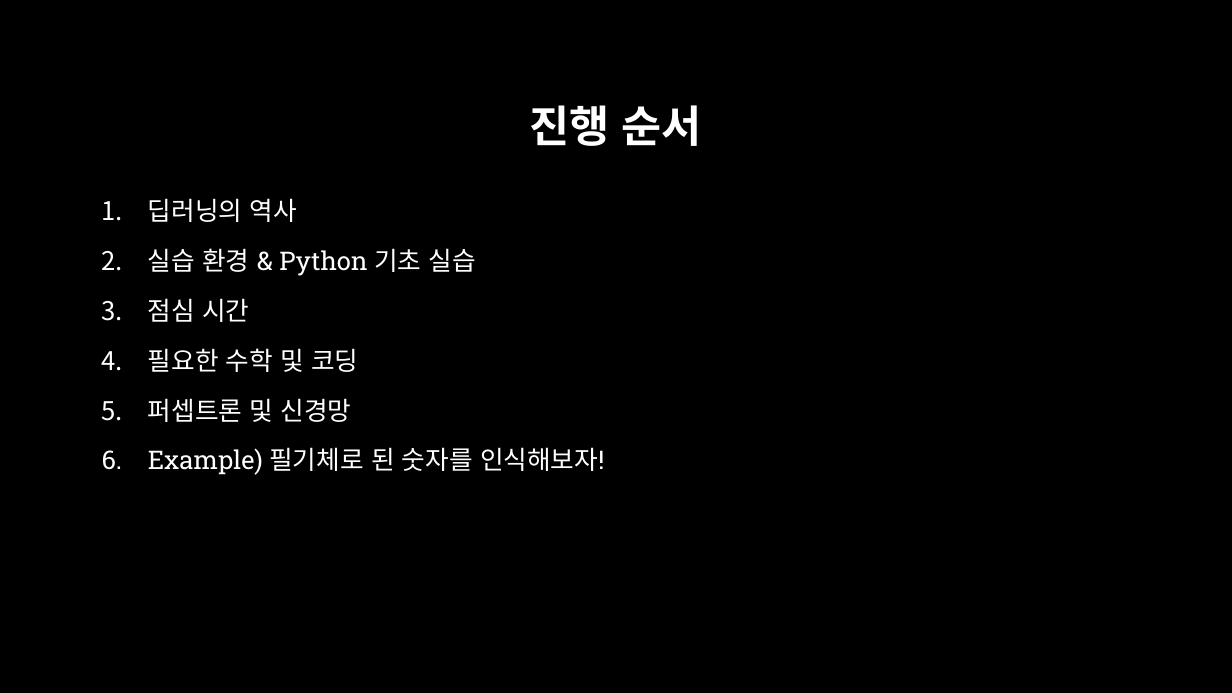
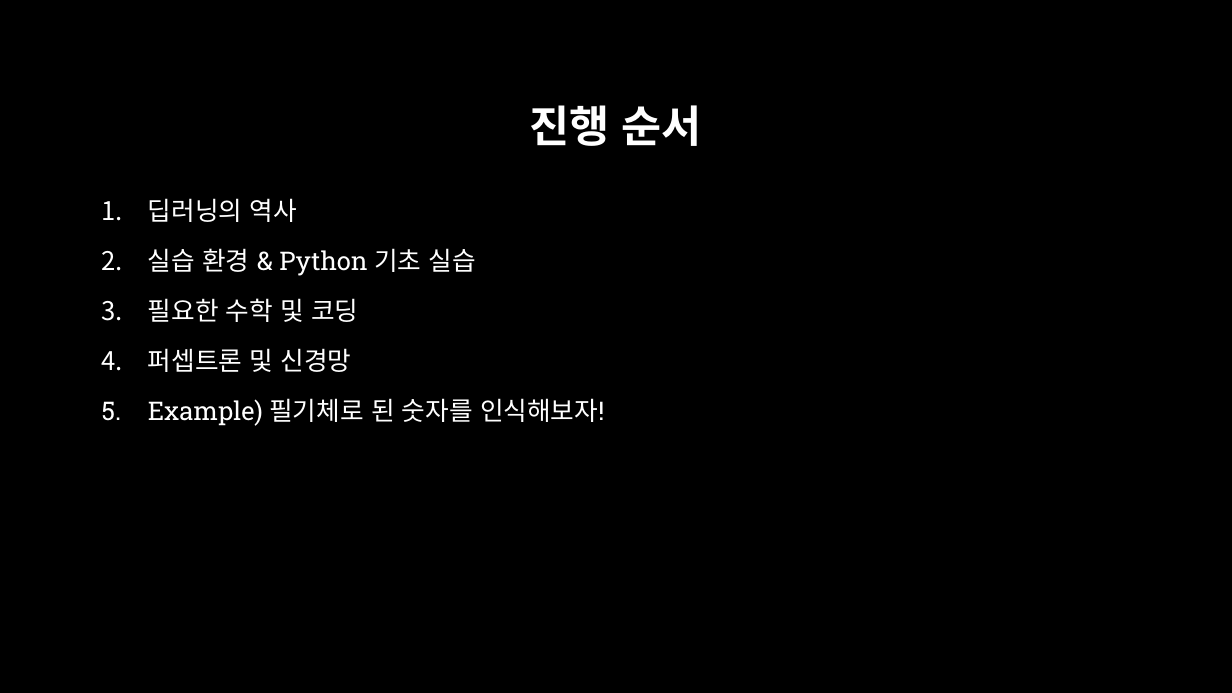
Before and after one commit to across0406/2017-GNU-Science-Camp-of-Computer-Science, a slide deck: slide 5 of ppt/GNU CS 과학캠프.pptx (slide 8 before the commit). Drawn at 1232x693 pixels with LibreOffice and Linux fonts; fonts in the diff are those of the drawing; background and template pictures are left out. Boxes give left, top, right and bottom in pixels: in the first picture for what was removed or moved away, otherwise in the second. Text is boxed around its words. In the diff, an @@ line names an element or a change of style, - is before the commit and + after.

```diff
--- a/ppt/GNU CS 과학캠프.pptx
+++ b/ppt/GNU CS 과학캠프.pptx
@@ text at <box>148,298,249,322</box>: paragraph removed @@
-3. 점심 시간
```
Also in this commit, not shown: 3 slides removed, 20 other files.
